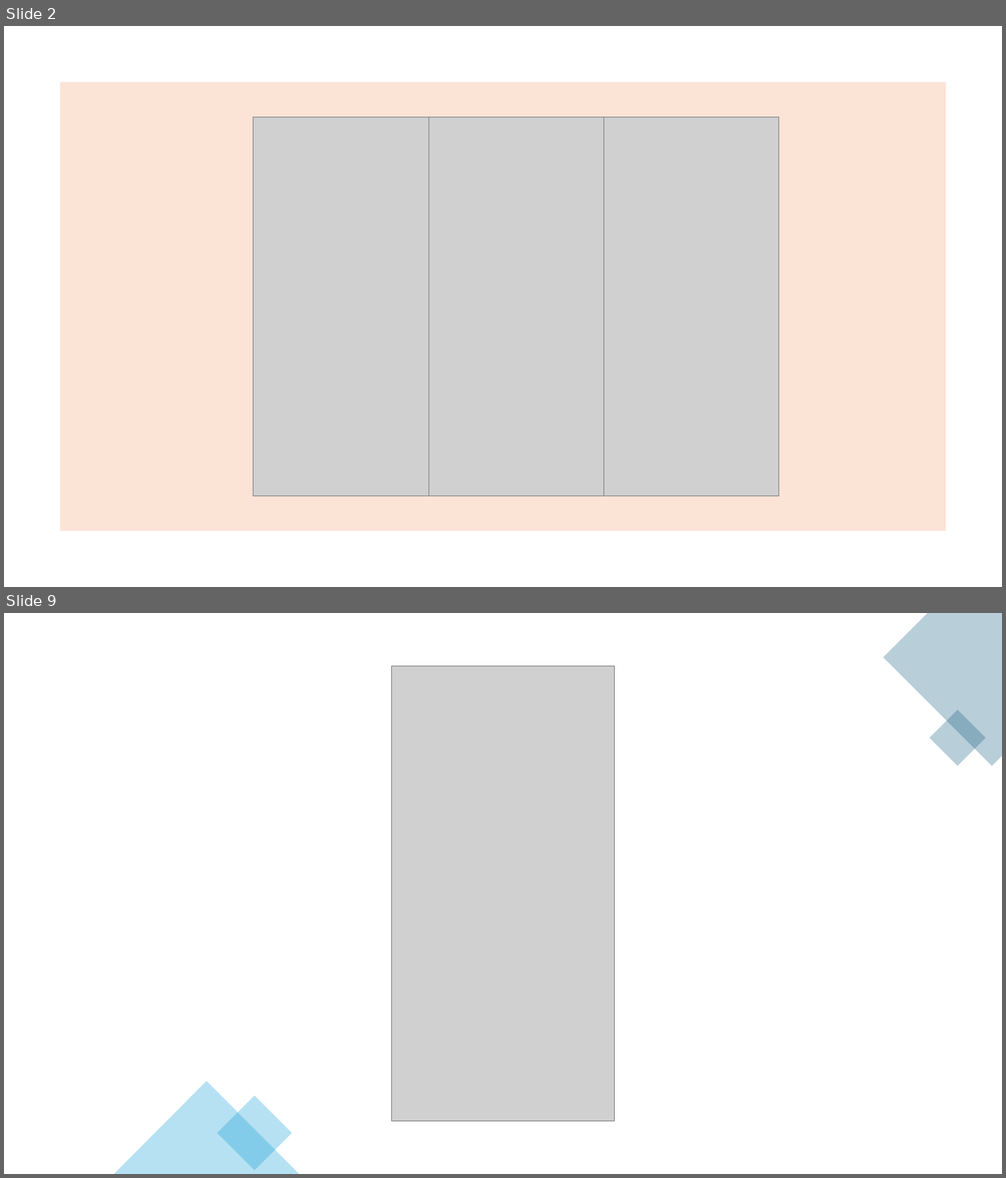
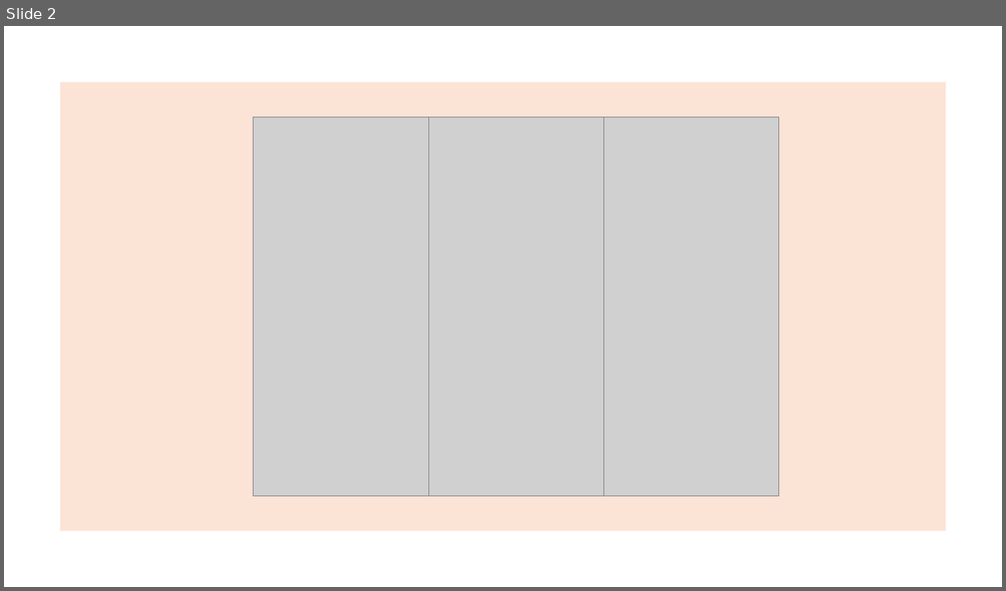
Before and after one commit to Jamie-Poeffel/M335-Schnitzeljagd-App, a slide deck: PPP.pptx. Shown one above the other, each under a label of ours: slides 2 and 9 before the commit, slide 2 after it; the slides between them are not shown. The pictures are 1006x1178 and 1006x591 pixels, drawn with LibreOffice and Linux fonts; fonts in the diff are those of the drawing; grey boxes stand for pictures. Boxes give left, top, right and bottom in pixels: in the first picture for what was removed or moved away, otherwise in the second. Text is boxed around its words. In the diff, an @@ line names an element or a change of style, - is before the commit and + after.

```diff
--- a/PPP.pptx
+++ b/PPP.pptx
@@ slide 9 removed at (x1=4, y1=613, x2=1002, y2=1174), background #FFFFFF @@
@@ freeform shape removed at (x1=884, y1=613, x2=1002, y2=766) @@
@@ picture removed at (x1=392, y1=666, x2=614, y2=1122) @@
@@ rectangle removed at (x1=929, y1=709, x2=986, y2=766) @@
@@ triangle removed at (x1=114, y1=1082, x2=299, y2=1174) @@
@@ rectangle removed at (x1=217, y1=1096, x2=292, y2=1171) @@
```
Also in this commit, not shown: 1 slide changed, 8 slides added, 5 other slides removed.
